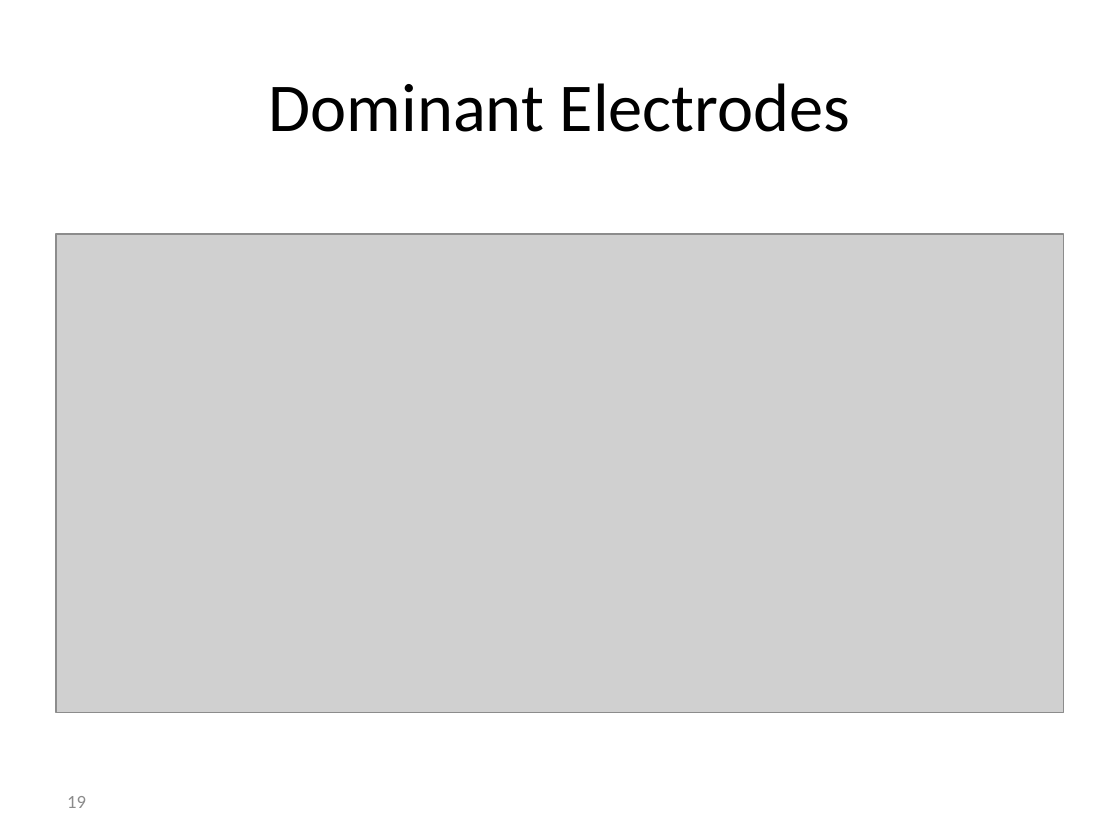
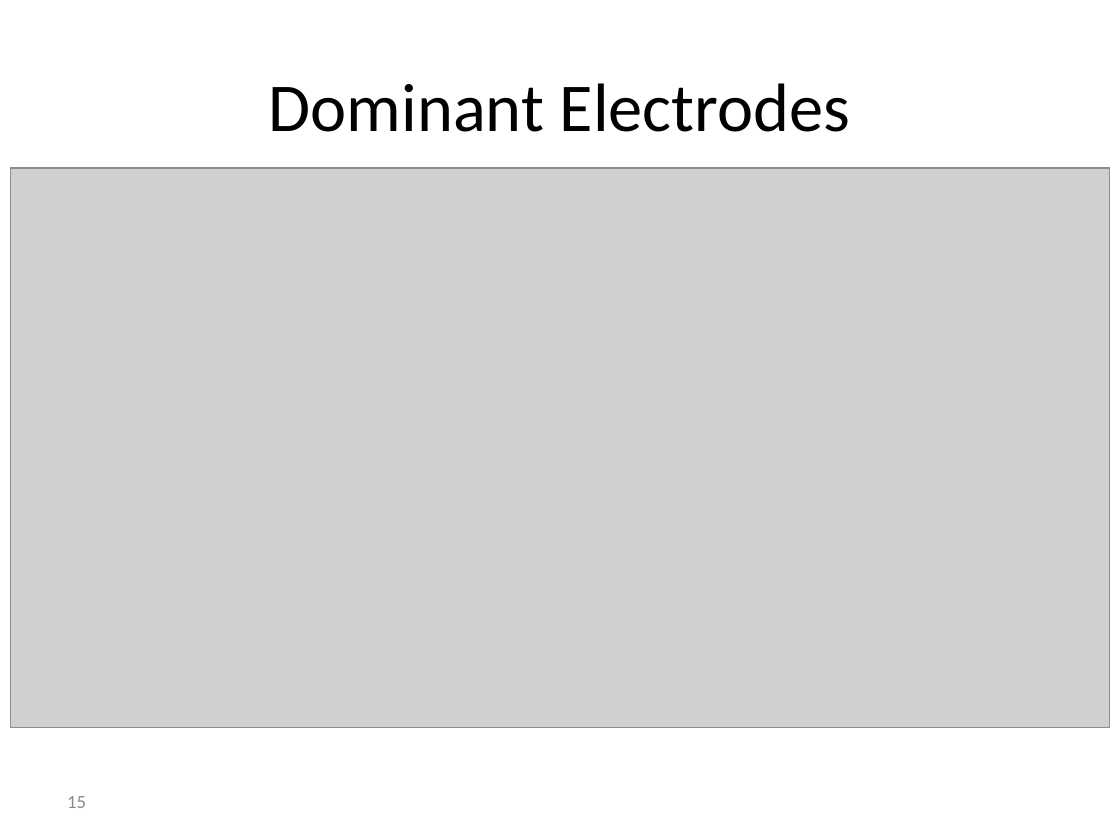
Before and after one commit to reggevlivney/BrainSway, a slide deck: slide 15 of Project_Midterm_Presentation.pptx (slide 19 before the commit). Drawn at 1120x840 pixels with LibreOffice and Linux fonts; fonts in the diff are those of the drawing; grey boxes stand for pictures; background and template pictures are left out. Boxes give left, top, right and bottom in pixels: in the first picture for what was removed or moved away, otherwise in the second. Text is boxed around its words. In the diff, an @@ line names an element or a change of style, - is before the commit and + after.

```diff
--- a/Project_Midterm_Presentation.pptx
+++ b/Project_Midterm_Presentation.pptx
@@ picture: place and size @@
-picture at [56,234,1064,712]
+picture at [11,168,1110,728]
@@ page number at [67,796,86,808]: text changed @@
-19
+15
```
Also in this commit, not shown: 10 other slides changed, 7 slides added, 3 slides removed, 9 other files.
